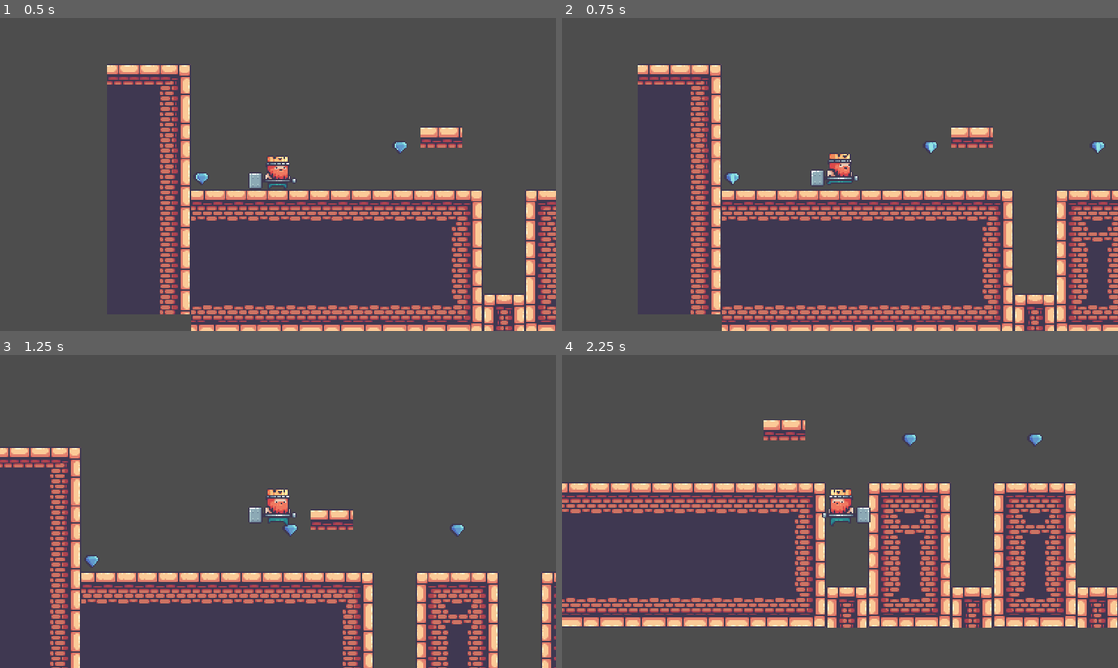
Above: before the commit, frames 1-4 (two rows, left to right).
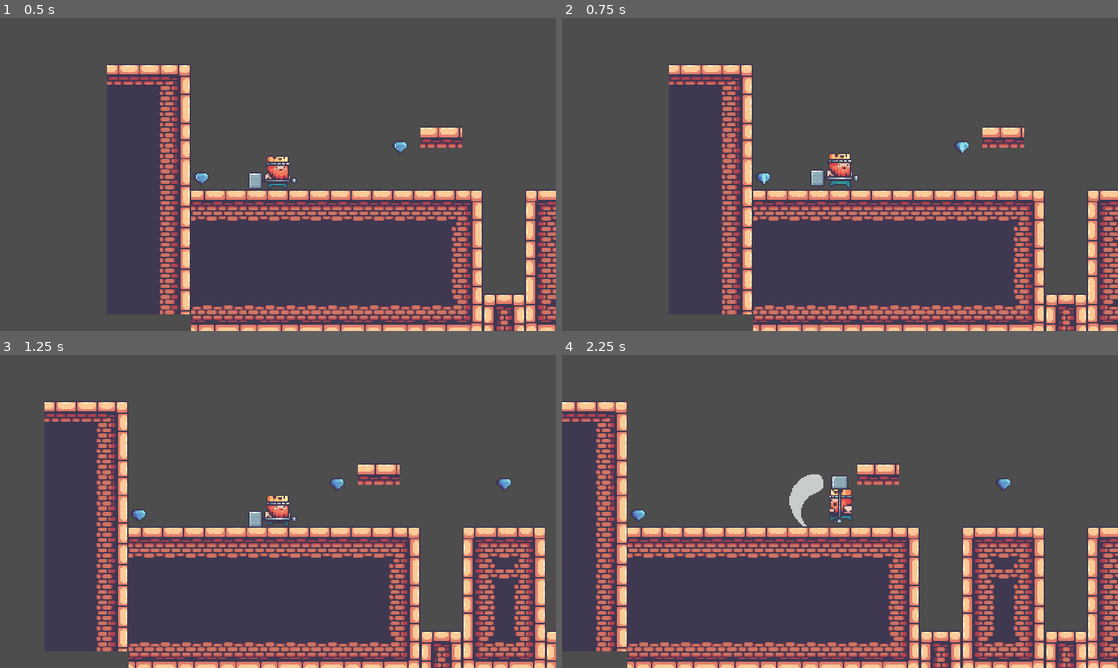
Above: after the commit, the same moments.

Repository: Victorino2015/plataformas2D
Game: Godot game, scene res://scenes/mapas/escenario_pruebas.tscn
Same seed, same stepped clock (60 frames per second), same inputs: the game is played once before the commit and once after it.
Inputs (mouse positions are in pixels of both pictures, inside the frame that each line leads up to):
- Up to frame 1 (0.5 s): no input
- Up to frame 2 (0.75 s): tap Enter at 0.5 s; move the mouse to (962, 158) at 0.52 s; hold Right (ui_right) from 0.53 s (still down); click (962, 158) at 0.6 s
- Up to frame 3 (1.25 s): keep holding Right (ui_right); tap Up (ui_up) at 0.77 s
- Up to frame 4 (2.25 s): move the mouse to (728, 527) at 1.27 s; click (728, 527) at 1.35 s; tap Up (ui_up) at 1.52 s; move the mouse to (895, 442) at 2.02 s; release Right (ui_right) at 2.03 s; hold Left (ui_left) from 2.03 s (still down); click (895, 442) at 2.1 s

Frame 1 is identical in both runs. In frame 2, 16% of the frame differs, in the area x 13-100%, y 14-100%; in frame 3, 24%; in frame 4, 32%, in the area x 0-100%, y 15-100%.

Commit message:
Animación ataque

Diff:
--- a/Plataformas2D/project.godot
+++ b/Plataformas2D/project.godot
@@ -48,6 +48,12 @@
 , Object(InputEventKey,"resource_local_to_scene":false,"resource_name":"","device":-1,"window_id":0,"alt_pressed":false,"shift_pressed":false,"ctrl_pressed":false,"meta_pressed":false,"pressed":false,"keycode":0,"physical_keycode":32,"key_label":0,"unicode":32,"echo":false,"script":null)
 ]
 }
+attack={
+"deadzone": 0.5,
+"events": [Object(InputEventMouseButton,"resource_local_to_scene":false,"resource_name":"","device":-1,"window_id":0,"alt_pressed":false,"shift_pressed":false,"ctrl_pressed":false,"meta_pressed":false,"button_mask":1,"position":Vector2(118, 18),"global_position":Vector2(122, 59),"factor":1.0,"button_index":1,"canceled":false,"pressed":true,"double_click":false,"script":null)
+, Object(InputEventKey,"resource_local_to_scene":false,"resource_name":"","device":-1,"window_id":0,"alt_pressed":false,"shift_pressed":false,"ctrl_pressed":false,"meta_pressed":false,"pressed":false,"keycode":0,"physical_keycode":4194309,"key_label":0,"unicode":0,"echo":false,"script":null)
+]
+}
 
 [rendering]
 
--- a/Plataformas2D/scenes/player.tscn
+++ b/Plataformas2D/scenes/player.tscn
@@ -1,10 +1,11 @@
-[gd_scene load_steps=13 format=3 uid="uid://b1imhysrv2i50"]
+[gd_scene load_steps=15 format=3 uid="uid://b1imhysrv2i50"]
 
 [ext_resource type="Script" path="res://scripts/players/player.gd" id="1_dc0ga"]
 [ext_resource type="Texture2D" uid="uid://xou5166vh5kd" path="res://sprites/01-King Human/Idle (78x58).png" id="2_2e74x"]
 [ext_resource type="Texture2D" uid="uid://dql1yolope2c4" path="res://sprites/01-King Human/Run (78x58).png" id="3_phv1o"]
 [ext_resource type="Texture2D" uid="uid://dmkww4102o6mo" path="res://sprites/01-King Human/Jump (78x58).png" id="4_lhh1b"]
 [ext_resource type="Texture2D" uid="uid://77s76tbpb4m3" path="res://sprites/01-King Human/Fall (78x58).png" id="5_fk7in"]
+[ext_resource type="Texture2D" uid="uid://drpo8s2v8ti0q" path="res://sprites/01-King Human/Attack (78x58).png" id="6_fqgtd"]
 
 [sub_resource type="RectangleShape2D" id="RectangleShape2D_h8kdi"]
 size = Vector2(21, 26)
@@ -270,9 +271,62 @@
 "values": [1]
 }
 
+[sub_resource type="Animation" id="Animation_x41vn"]
+resource_name = "attack"
+length = 0.3
+tracks/0/type = "value"
+tracks/0/imported = false
+tracks/0/enabled = true
+tracks/0/path = NodePath("Marker2D/Sprite2D:frame")
+tracks/0/interp = 1
+tracks/0/loop_wrap = true
+tracks/0/keys = {
+"times": PackedFloat32Array(0, 0.1, 0.2),
+"transitions": PackedFloat32Array(1, 1, 1),
+"update": 1,
+"values": [0, 1, 2]
+}
+tracks/1/type = "value"
+tracks/1/imported = false
+tracks/1/enabled = true
+tracks/1/path = NodePath("Marker2D/Sprite2D:texture")
+tracks/1/interp = 1
+tracks/1/loop_wrap = true
+tracks/1/keys = {
+"times": PackedFloat32Array(0),
+"transitions": PackedFloat32Array(1),
+"update": 1,
+"values": [ExtResource("6_fqgtd")]
+}
+tracks/2/type = "value"
+tracks/2/imported = false
+tracks/2/enabled = true
+tracks/2/path = NodePath("Marker2D/Sprite2D:hframes")
+tracks/2/interp = 1
+tracks/2/loop_wrap = true
+tracks/2/keys = {
+"times": PackedFloat32Array(0),
+"transitions": PackedFloat32Array(1),
+"update": 1,
+"values": [3]
+}
+tracks/3/type = "value"
+tracks/3/imported = false
+tracks/3/enabled = true
+tracks/3/path = NodePath("Marker2D/Sprite2D:vframes")
+tracks/3/interp = 1
+tracks/3/loop_wrap = true
+tracks/3/keys = {
+"times": PackedFloat32Array(0),
+"transitions": PackedFloat32Array(1),
+"update": 1,
+"values": [1]
+}
+
 [sub_resource type="AnimationLibrary" id="AnimationLibrary_yoxyh"]
 _data = {
 "RESET": SubResource("Animation_um46k"),
+"attack": SubResource("Animation_x41vn"),
 "fall": SubResource("Animation_0ihsp"),
 "iddle": SubResource("Animation_i5x8j"),
 "jump": SubResource("Animation_261e2"),
--- a/Plataformas2D/scripts/players/player.gd
+++ b/Plataformas2D/scripts/players/player.gd
@@ -11,17 +11,26 @@
 var jump : int = 250
 var jump_time : float = 0.0
 var is_jumping : bool = false
+var is_attacking : bool = false;
 
 #nodos
 @onready var animation : AnimationPlayer = $Marker2D/AnimationPlayer;
 @onready var marker : Marker2D = $Marker2D;
 
 func _physics_process(delta):
+	apply_gravity();
+
+	if !is_attacking:
+		verify_direction();
+		verify_jump(delta);
+		move_and_slide();
+		verify_attack();
+	else:
+		animation.play("attack");
+		await(animation.animation_finished);
+		is_attacking = false;
+
 	change_animation();
-	verify_direction();
-	verify_jump(delta);
-	apply_gravity();
-	move_and_slide();
 
 #Salta en función de cuanto pulses la tecla.
 func verify_jump(delta):
@@ -59,3 +68,7 @@
 		animation.play("iddle");
 	else:
 		animation.play("run");
+
+func verify_attack():
+	if is_on_floor() and Input.is_action_just_pressed("attack"):
+		is_attacking = true;
